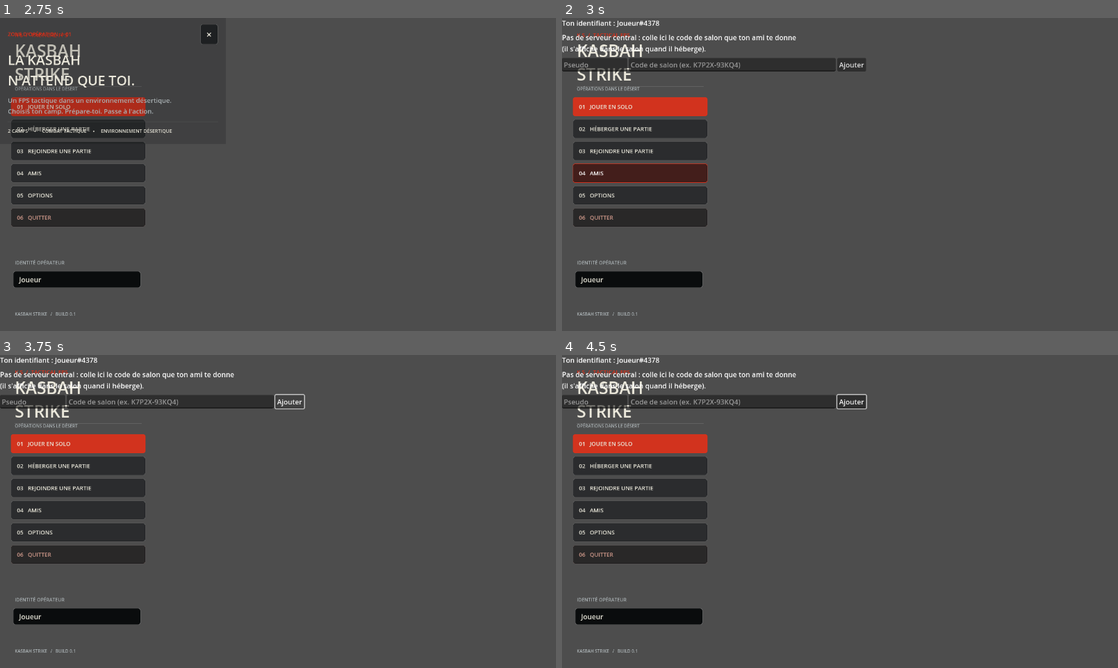
Above: before the commit, frames 1-4 (two rows, left to right).
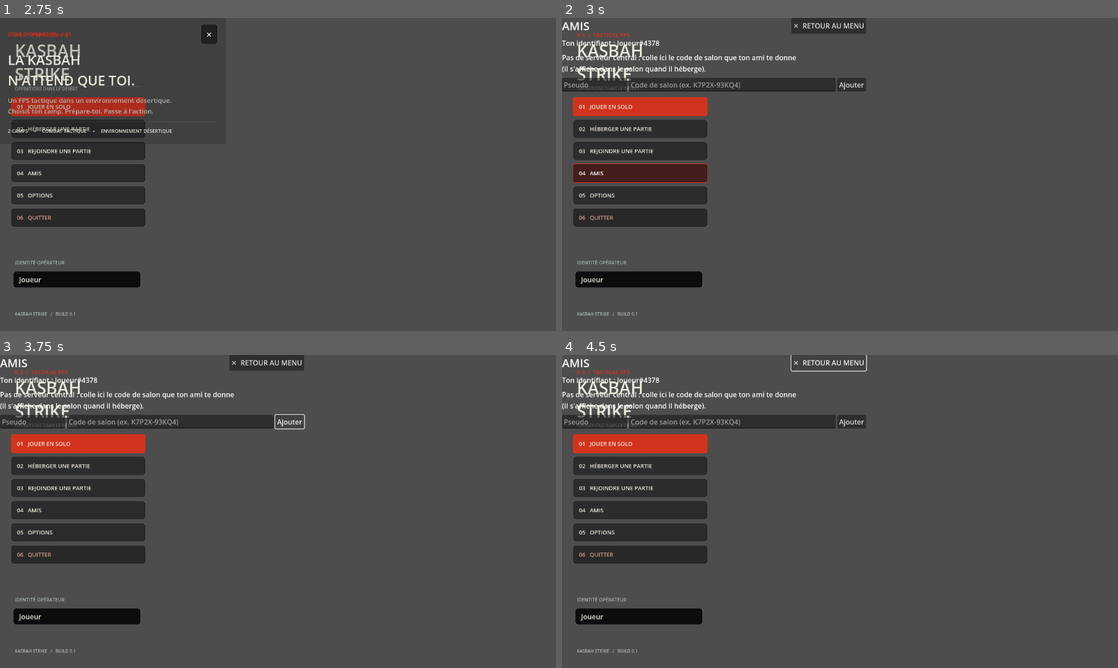
Above: after the commit, the same moments.

Repository: natoxszz/Game-new-natox
Game: Godot game, scene res://scenes/main_menu.tscn
The game is run twice, just before and just after one commit, with the same random seed, the same clock (stepped at 60 frames per second) and the same inputs.
Inputs (mouse positions are in pixels of both pictures, inside the frame that each line leads up to):
- Up to frame 1 (2.75 s): click "01 JOUER EN SOLO" at 0.5 s; click "01 JOUER EN SOLO" at 1.25 s; click "02 HÉBERGER UNE PARTIE" at 2 s
- Up to frame 2 (3 s): click "04 AMIS" at 2.75 s
- Up to frame 3 (3.75 s): click "Ajouter" at 3.5 s
- Up to frame 4 (4.5 s): click (828, 361) at 4.25 s, where only the run after the commit has a clickable "✕ RETOUR AU MENU"

Frame 1 is identical in both runs. In frame 2, 6.1% of the frame differs, in the area x 0-55%, y 0-24%; in frame 3, 5.9%; in frame 4, 5.7%.

Commit message:
Add a return button to the friends page

Diff:
--- a/kasbah-strike-godot/scripts/friends_menu.gd
+++ b/kasbah-strike-godot/scripts/friends_menu.gd
@@ -1,6 +1,7 @@
 class_name FriendsMenu extends VBoxContainer
 ## Amis (sans serveur) : liste locale pseudo + dernier code de salon.
 signal join_requested(code: String)
+signal closed
 const PATH := "user://friends.json"
 var friends: Array = []
 var _list: VBoxContainer
@@ -12,6 +13,20 @@
         var d = JSON.parse_string(FileAccess.get_file_as_string(PATH))
         if d is Array:
             friends = d
+    var header := HBoxContainer.new()
+    header.size_flags_horizontal = Control.SIZE_EXPAND_FILL
+    var title := Label.new()
+    title.text = "AMIS"
+    title.add_theme_font_size_override("font_size", 26)
+    title.size_flags_horizontal = Control.SIZE_EXPAND_FILL
+    header.add_child(title)
+    var back := Button.new()
+    back.text = "✕  RETOUR AU MENU"
+    back.tooltip_text = "Fermer la page Amis"
+    back.pressed.connect(func(): closed.emit())
+    header.add_child(back)
+    add_child(header)
+
     var me := Label.new()
     me.text = "Ton identifiant : %s#%s" % [Settings.v.nickname, Settings.v.friend_id]
     add_child(me)
